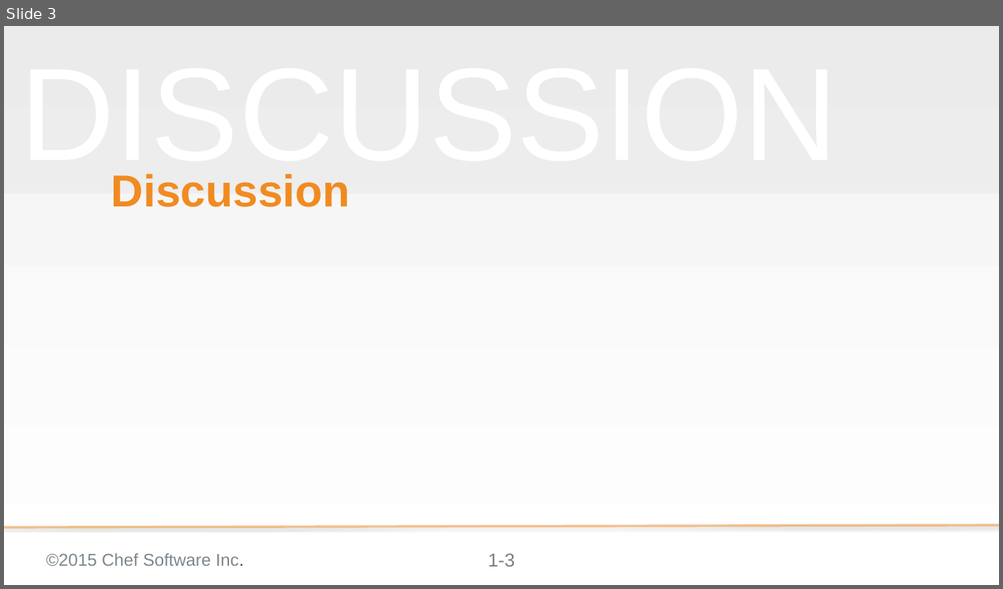
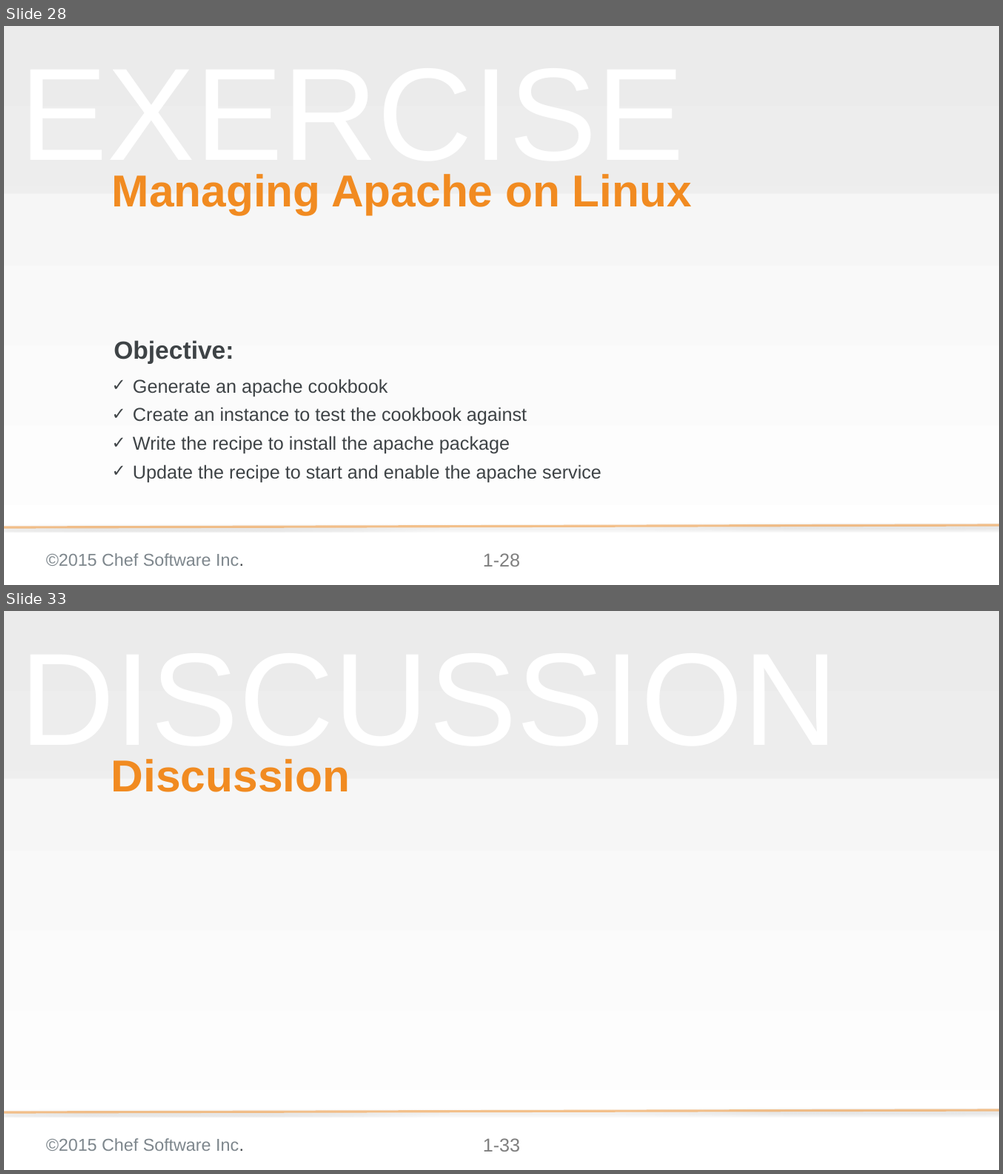
Before and after one commit to nathenharvey/chef-essentials, a slide deck: 03-Cookbooks-windows.pptx. Shown one above the other, each under a label of ours: slide 3 before the commit, slides 28 and 33 after it; the slides between them are not shown. The pictures are 1003x589 and 1003x1174 pixels, drawn with LibreOffice and Linux fonts; fonts in the diff are those of the drawing; background and template pictures are left out. Boxes give left, top, right and bottom in pixels: in the first picture for what was removed or moved away, otherwise in the second. Text is boxed around its words. In the diff, an @@ line names an element or a change of style, - is before the commit and + after.

Commit message:
Fixed the POTX was saved instead of PPTX for Cookbooks

```diff
--- a/03-Cookbooks-windows.pptx
+++ b/03-Cookbooks-windows.pptx
@@ slide 28 added at [4, 26, 999, 585], background gradient #F2F2F2 to #FFFFFF; not listed: 4 template elements that a slide beside it also shows @@
@@ text added at [20, 174, 684, 183], 169.3 pt, text #F2F2F2 at 50% opacity @@
+EXERCISE
@@ title added at [112, 174, 691, 215], 57.6 pt, text #F18B21, bold @@
+Managing Apache on Linux
@@ text added at [114, 340, 233, 364], 32 pt, text #3E4346, bold @@
+Objective:
@@ text added at [133, 379, 601, 483], 24 pt, text #3E4346 @@
+✓ Generate an apache cookbook
+✓ Create an instance to test the cookbook against
+✓ Write the recipe to install the apache package
+✓ Update the recipe to start and enable the apache service
@@ what was slide 3 is now slide 33 @@
@@ page number at [483, 1139, 520, 1152]: text changed @@
-1-3
+1-33
```
Also in this commit, not shown: 1 slide changed, 29 other slides added.
